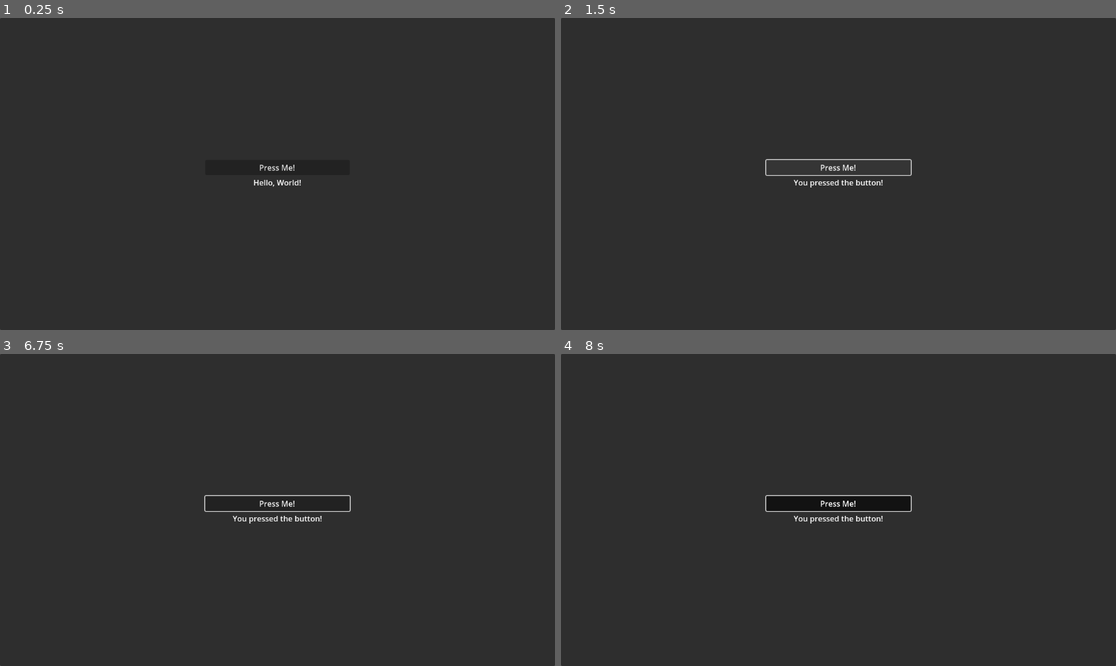
Above: before the commit, frames 1-4 (two rows, left to right).
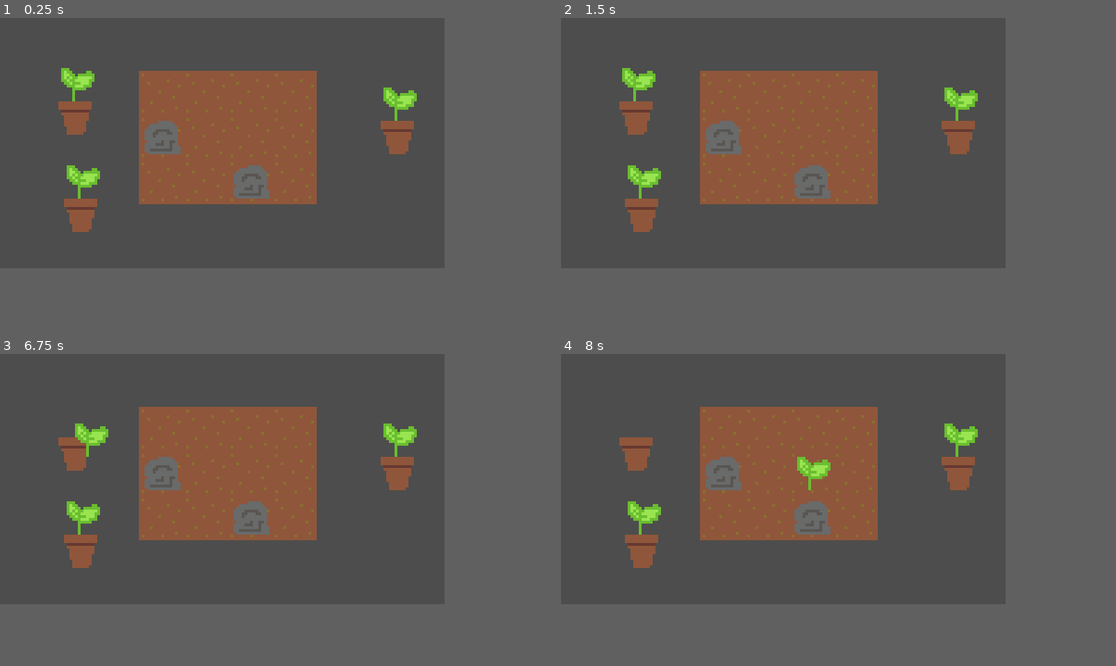
Above: after the commit, the same moments.

Repository: chybby/ldjam54
Game: Godot game, scene res://main/main.tscn
Same seed, same stepped clock (60 frames per second), same inputs: the game is played once before the commit and once after it. Before the commit the project starts from res://menus/main_menu/main_menu_screen.tscn.
Inputs (mouse positions are in pixels of both pictures, inside the frame that each line leads up to):
- Up to frame 1 (0.25 s): no input
- Up to frame 2 (1.5 s): click (838, 167) at 0.5 s, where only the run before the commit has a clickable "Press Me!"; click (838, 167) at 1.25 s, where only the run before the commit has a clickable "Press Me!"
- Up to frame 3 (6.75 s): click (277, 503) at 2 s, where only the run before the commit has a clickable "Press Me!"; tap Enter at 2.75, 4.25, 5.75 s; move the mouse to (399, 494) at 2.77 s; press the mouse at (399, 494) at 2.78 s; tap Space at 3.5, 5, 6.5 s; move the mouse to (166, 525) at 3.52 s; release the mouse at (166, 525) at 3.53 s; click (166, 525) at 3.6 s; move the mouse to (333, 441) at 4.27 s; press the mouse at (333, 441) at 4.28 s; move the mouse to (249, 572) at 5.02 s; release the mouse at (249, 572) at 5.03 s; click (249, 572) at 5.1 s; move the mouse to (444, 556) at 5.77 s; press the mouse at (444, 556) at 5.78 s; move the mouse to (111, 463) at 6.52 s; release the mouse at (111, 463) at 6.53 s; click (111, 463) at 6.6 s
- Up to frame 4 (8 s): move the mouse to (866, 510) at 7.27 s; press the mouse at (866, 510) at 7.28 s
In our replay, the window is 799x449 before the commit and 640x360 after it. These sizes can differ from the game's own. Grey fills any space a smaller window leaves; there, only what the larger window draws over its background counts as a difference.

The runs differ from the first frame. In frame 1, 64% of the frame differs, in the area x 0-81%, y 0-81%; in frame 2, 64%; in frame 3, 64%; in frame 4, 64%.

Commit message:
We can move plants around pots and the terrarium.

Diff:
--- /dev/null
+++ b/main/main.tscn
@@ -0,0 +1,25 @@
+[gd_scene load_steps=5 format=3 uid="uid://bs0khu62hwapc"]
+
+[ext_resource type="PackedScene" uid="uid://ipjyx5wek6wr" path="res://scenes/manager/held_item_manager/held_item_manager.tscn" id="1_dn0dj"]
+[ext_resource type="PackedScene" uid="uid://ci7texwi4caqu" path="res://scenes/terrarium/terrarium.tscn" id="1_lf3m0"]
+[ext_resource type="PackedScene" uid="uid://v0x1tjw0opc2" path="res://scenes/plant_pot/plant_pot.tscn" id="2_r7v18"]
+[ext_resource type="PackedScene" uid="uid://dkdph87cxa2cy" path="res://scenes/plant/sprig_plant.tscn" id="4_7yasm"]
+
+[node name="Main" type="Node"]
+
+[node name="Terrarium" parent="." instance=ExtResource("1_lf3m0")]
+position = Vector2(50, 19)
+
+[node name="PlantPot" parent="." instance=ExtResource("2_r7v18")]
+position = Vector2(27, 30)
+plant_scene = ExtResource("4_7yasm")
+
+[node name="PlantPot2" parent="." instance=ExtResource("2_r7v18")]
+position = Vector2(29, 65)
+plant_scene = ExtResource("4_7yasm")
+
+[node name="PlantPot3" parent="." instance=ExtResource("2_r7v18")]
+position = Vector2(143, 37)
+plant_scene = ExtResource("4_7yasm")
+
+[node name="HeldItemManager" parent="." instance=ExtResource("1_dn0dj")]
--- a/project.godot
+++ b/project.godot
@@ -12,18 +12,29 @@
 
 config/name="Ldjam 54"
 config/tags=PackedStringArray("ldjam")
-run/main_scene="res://menus/main_menu/main_menu_screen.tscn"
+run/main_scene="res://main/main.tscn"
 config/features=PackedStringArray("4.1", "Forward Plus")
 config/icon="res://icon.svg"
 
 [display]
 
-window/size/width=1920
-window/size/height=1080
+window/size/viewport_width=160
+window/size/viewport_height=90
+window/size/window_width_override=1920
+window/size/window_height_override=1080
+window/stretch/mode="viewport"
 
 [gui]
 
 common/drop_mouse_on_gui_input_disabled=true
+
+[input]
+
+click={
+"deadzone": 0.5,
+"events": [Object(InputEventMouseButton,"resource_local_to_scene":false,"resource_name":"","device":-1,"window_id":0,"alt_pressed":false,"shift_pressed":false,"ctrl_pressed":false,"meta_pressed":false,"button_mask":1,"position":Vector2(212, 0),"global_position":Vector2(216, 43),"factor":1.0,"button_index":1,"canceled":false,"pressed":true,"double_click":false,"script":null)
+]
+}
 
 [physics]
 
@@ -31,4 +42,5 @@
 
 [rendering]
 
+textures/canvas_textures/default_texture_filter=0
 environment/default_environment="res://resources/default_env.tres"
--- /dev/null
+++ b/scenes/manager/held_item_manager/held_item_manager.gd
@@ -0,0 +1,23 @@
+extends Node
+
+var held_item: Node2D
+
+
+func _input(event: InputEvent) -> void:
+    if event is InputEventMouseMotion:
+        if held_item != null:
+            held_item.global_position = event.position
+
+
+func hold_item(item: Node2D) -> void:
+    held_item = item
+    item.get_parent().remove_child(item)
+    add_child(item)
+    item.global_position = get_viewport().get_mouse_position()
+
+
+func release_item() -> Node2D:
+    remove_child(held_item)
+    var item = held_item
+    held_item = null
+    return item
--- /dev/null
+++ b/scenes/manager/held_item_manager/held_item_manager.tscn
@@ -0,0 +1,6 @@
+[gd_scene load_steps=2 format=3 uid="uid://ipjyx5wek6wr"]
+
+[ext_resource type="Script" path="res://scenes/manager/held_item_manager/held_item_manager.gd" id="1_pl5fh"]
+
+[node name="HeldItemManager" type="Node" groups=["held_item_manager"]]
+script = ExtResource("1_pl5fh")
--- /dev/null
+++ b/scenes/plant/sprig_plant.gd
@@ -0,0 +1 @@
+extends Node2D
--- /dev/null
+++ b/scenes/plant/sprig_plant.tscn
@@ -0,0 +1,14 @@
+[gd_scene load_steps=4 format=3 uid="uid://dkdph87cxa2cy"]
+
+[ext_resource type="Script" path="res://scenes/plant/sprig_plant.gd" id="1_8gvh2"]
+[ext_resource type="Texture2D" uid="uid://8eecr57sb6kt" path="res://spritesheet.png" id="2_chuwr"]
+
+[sub_resource type="AtlasTexture" id="AtlasTexture_520x6"]
+atlas = ExtResource("2_chuwr")
+region = Rect2(0, 16, 16, 16)
+
+[node name="SprigPlant" type="Node2D"]
+script = ExtResource("1_8gvh2")
+
+[node name="Sprite" type="Sprite2D" parent="."]
+texture = SubResource("AtlasTexture_520x6")
--- /dev/null
+++ b/scenes/plant_pot/plant_pot.gd
@@ -0,0 +1,41 @@
+extends Node2D
+
+@export var plant_scene: PackedScene
+
+@onready var area_2d: Area2D = %Area2D
+@onready var plant_position: Marker2D = %PlantPosition
+
+var mouse_over := false
+var plant: Node2D
+
+
+func _ready() -> void:
+    area_2d.mouse_entered.connect(on_mouse_entered.bind(true))
+    area_2d.mouse_exited.connect(on_mouse_entered.bind(false))
+
+    plant = plant_scene.instantiate()
+    add_child(plant)
+    plant.position = plant_position.position
+
+
+func handle_click() -> void:
+    var held_item_manager = get_tree().get_first_node_in_group("held_item_manager")
+    if held_item_manager == null:
+        return
+
+    if held_item_manager.held_item == null and plant != null:
+        held_item_manager.hold_item(plant)
+        plant = null
+    elif held_item_manager.held_item != null and plant == null:
+        plant = held_item_manager.release_item()
+        add_child(plant)
+        plant.position = plant_position.position
+
+
+func _input(event: InputEvent) -> void:
+    if mouse_over && event.is_action_pressed("click"):
+        handle_click()
+
+
+func on_mouse_entered(entered: bool) -> void:
+    mouse_over = entered
--- /dev/null
+++ b/scenes/plant_pot/plant_pot.tscn
@@ -0,0 +1,28 @@
+[gd_scene load_steps=5 format=3 uid="uid://v0x1tjw0opc2"]
+
+[ext_resource type="Script" path="res://scenes/plant_pot/plant_pot.gd" id="1_4jexd"]
+[ext_resource type="Texture2D" uid="uid://8eecr57sb6kt" path="res://spritesheet.png" id="1_wpmcc"]
+
+[sub_resource type="AtlasTexture" id="AtlasTexture_y620r"]
+atlas = ExtResource("1_wpmcc")
+region = Rect2(48, 16, 16, 16)
+
+[sub_resource type="RectangleShape2D" id="RectangleShape2D_oxv1f"]
+size = Vector2(16, 26)
+
+[node name="PlantPot" type="Node2D"]
+script = ExtResource("1_4jexd")
+
+[node name="PlantPosition" type="Marker2D" parent="."]
+unique_name_in_owner = true
+position = Vector2(0, -6)
+
+[node name="PotSprite" type="Sprite2D" parent="."]
+position = Vector2(0, 6)
+texture = SubResource("AtlasTexture_y620r")
+
+[node name="Area2D" type="Area2D" parent="."]
+unique_name_in_owner = true
+
+[node name="CollisionShape2D" type="CollisionShape2D" parent="Area2D"]
+shape = SubResource("RectangleShape2D_oxv1f")
--- /dev/null
+++ b/scenes/terrarium/terrarium.gd
@@ -0,0 +1,77 @@
+extends Node2D
+
+const SOIL_LAYER = 0
+const OBSTACLE_LAYER = 1
+
+@export var size := Vector2i(4, 3)
+
+@onready var tile_map: TileMap = %TileMap
+
+# Nested Array of Node2D.
+var plants: Array
+
+
+func _ready() -> void:
+    plants = []
+    for x in size.x:
+        var column = []
+        for y in size.y:
+            column.append(null)
+        plants.append(column)
+
+    print(plants)
+
+
+func get_clicked_cell_coords(position: Vector2):
+    var coords = tile_map.local_to_map(tile_map.to_local(position))
+    if tile_map.get_cell_tile_data(SOIL_LAYER, coords) == null:
+        return null
+    return coords
+
+
+func get_plant_at_coords(coords: Vector2i):
+    if plants == null:
+        return null
+
+    return plants[coords.x][coords.y]
+
+
+func get_soil_at_coords(coords: Vector2i):
+    var tile_data = tile_map.get_cell_tile_data(SOIL_LAYER, coords)
+    if tile_data == null:
+        return null
+    return tile_data.get_custom_data("soil_id")
+
+
+func get_obstacle_at_coords(coords: Vector2i):
+    var tile_data = tile_map.get_cell_tile_data(OBSTACLE_LAYER, coords)
+    if tile_data == null:
+        return null
+    return tile_data.get_custom_data("obstacle_id")
+
+
+func handle_click(coords: Vector2i) -> void:
+    var held_item_manager = get_tree().get_first_node_in_group("held_item_manager")
+    if held_item_manager == null:
+        return
+
+    print("Soil at click is %s" % get_soil_at_coords(coords))
+    print("Obstacle at click is %s" % get_obstacle_at_coords(coords))
+    print("Plant at click is %s" % get_plant_at_coords(coords))
+
+    if held_item_manager.held_item == null && get_plant_at_coords(coords) != null:
+        var plant = plants[coords.x][coords.y] as Node2D
+        held_item_manager.hold_item(plant)
+        plants[coords.x][coords.y] = null
+    elif held_item_manager.held_item != null && get_plant_at_coords(coords) == null && get_obstacle_at_coords(coords) == null:
+        var plant = held_item_manager.release_item()
+        plants[coords.x][coords.y] = plant
+        add_child(plant)
+        plant.position = tile_map.map_to_local(coords)
+
+
+func _input(event: InputEvent) -> void:
+    if event.is_action_pressed("click"):
+        var coords = get_clicked_cell_coords(event.position)
+        if coords != null:
+            handle_click(coords)
--- /dev/null
+++ b/scenes/terrarium/terrarium.tscn
@@ -0,0 +1,58 @@
+[gd_scene load_steps=5 format=3 uid="uid://ci7texwi4caqu"]
+
+[ext_resource type="Script" path="res://scenes/terrarium/terrarium.gd" id="1_juc1x"]
+[ext_resource type="Texture2D" uid="uid://8eecr57sb6kt" path="res://spritesheet.png" id="1_od8vw"]
+
+[sub_resource type="TileSetAtlasSource" id="TileSetAtlasSource_d1ap5"]
+texture = ExtResource("1_od8vw")
+0:0/0 = 0
+0:0/0/custom_data_1 = -1
+1:0/0 = 0
+1:0/0/custom_data_0 = 1
+1:0/0/custom_data_1 = -1
+2:0/0 = 0
+2:0/0/custom_data_0 = 2
+2:0/0/custom_data_1 = -1
+0:1/0 = 0
+0:1/0/custom_data_0 = -1
+0:1/0/custom_data_1 = -1
+1:1/0 = 0
+1:1/0/custom_data_0 = -1
+1:1/0/custom_data_1 = -1
+2:1/0 = 0
+2:1/0/custom_data_0 = -1
+2:1/0/custom_data_1 = -1
+3:0/0 = 0
+3:0/0/custom_data_0 = -1
+
+[sub_resource type="TileSet" id="TileSet_03bf7"]
+custom_data_layer_0/name = "soil_id"
+custom_data_layer_0/type = 2
+custom_data_layer_1/name = "obstacle_id"
+custom_data_layer_1/type = 2
+sources/0 = SubResource("TileSetAtlasSource_d1ap5")
+
+[node name="Terrarium" type="Node2D"]
+script = ExtResource("1_juc1x")
+
+[node name="TileMap" type="TileMap" parent="."]
+unique_name_in_owner = true
+texture_filter = 1
+tile_set = SubResource("TileSet_03bf7")
+format = 2
+layer_0/name = "Soil"
+layer_0/tile_data = PackedInt32Array(65539, 65536, 0, 131075, 65536, 0, 0, 65536, 0, 65536, 65536, 0, 131072, 65536, 0, 1, 65536, 0, 65537, 65536, 0, 131073, 65536, 0, 2, 65536, 0, 65538, 65536, 0, 131074, 65536, 0, 3, 65536, 0)
+layer_1/name = "Obstacles"
+layer_1/enabled = true
+layer_1/modulate = Color(1, 1, 1, 1)
+layer_1/y_sort_enabled = false
+layer_1/y_sort_origin = 0
+layer_1/z_index = 0
+layer_1/tile_data = PackedInt32Array(131074, 196608, 0, 65536, 196608, 0)
+layer_2/name = "Plants"
+layer_2/enabled = true
+layer_2/modulate = Color(1, 1, 1, 1)
+layer_2/y_sort_enabled = false
+layer_2/y_sort_origin = 0
+layer_2/z_index = 0
+layer_2/tile_data = PackedInt32Array()
Binary file added: spritesheet.aseprite
Binary file added: spritesheet.png
Not shown, added: spritesheet.png.import
